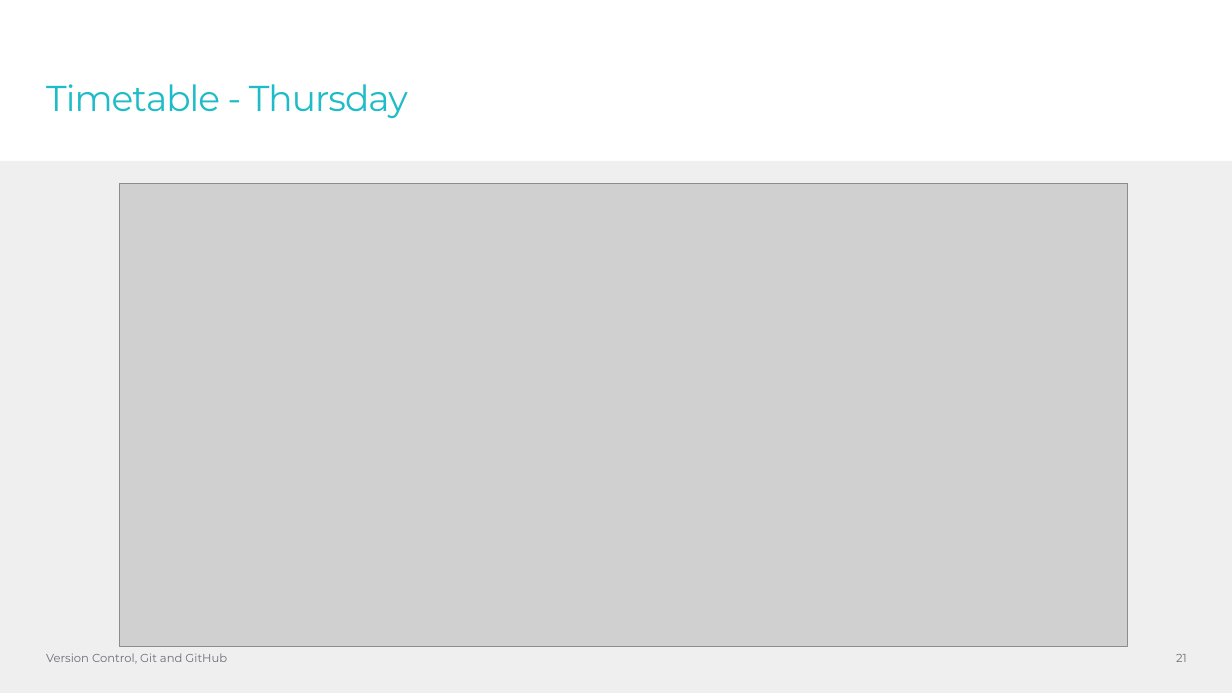
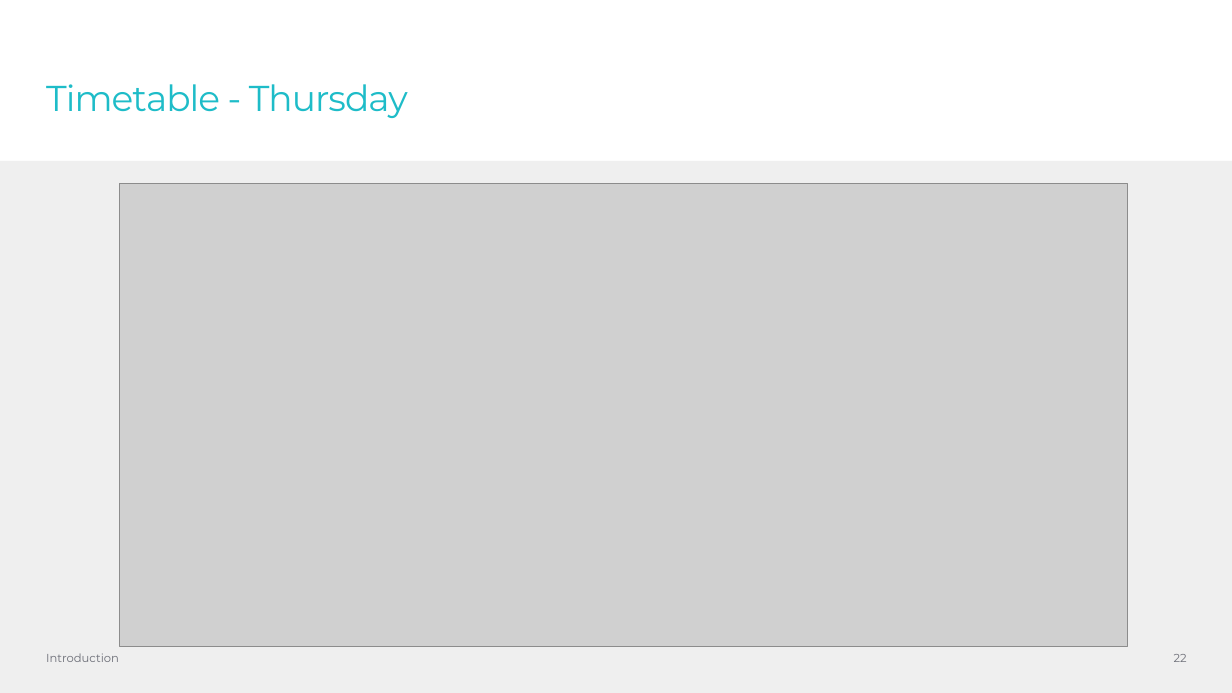
Before and after one commit to CarlyG55/Tetris-WorkExperience2022, a slide deck: slide 22 of presentations/intro.pptx (slide 21 before the commit). Drawn at 1232x693 pixels with LibreOffice and Linux fonts; fonts in the diff are those of the drawing; grey boxes stand for pictures; background and template pictures are left out. Boxes give left, top, right and bottom in pixels: in the first picture for what was removed or moved away, otherwise in the second. Text is boxed around its words. In the diff, an @@ line names an element or a change of style, - is before the commit and + after.

```diff
--- a/presentations/intro.pptx
+++ b/presentations/intro.pptx
@@ text at (x1=46, y1=653, x2=119, y2=662): text changed @@
-Version Control, Git and GitHub
+Introduction
@@ page number at (x1=1174, y1=654, x2=1187, y2=662): text changed @@
-21
+22
```
Also in this commit, not shown: 7 other slides changed, 1 slide added, 2 other files.
